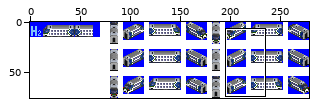
Sprite sheet, stored at src_Virtual/locomotive/HYEL/HYEL_220/HYEL_220.png. The first picture is a wide view before the edit; the outline marks the close-up.
Close-up. The starting point:
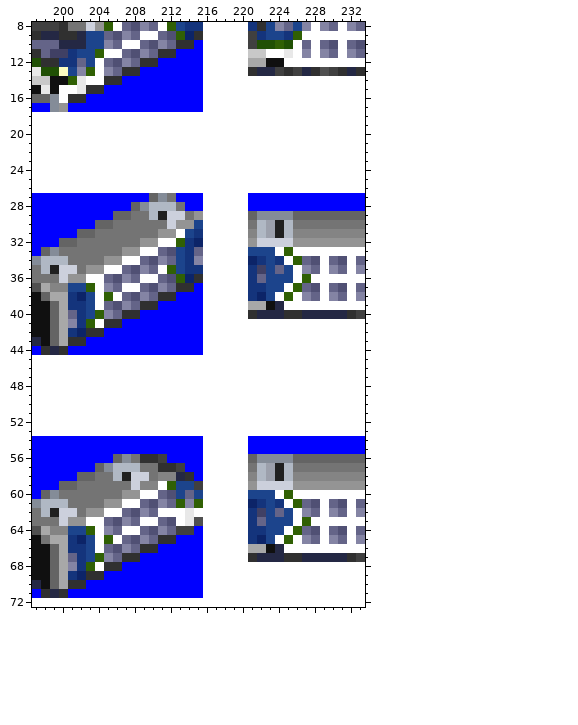
The file is 279x76 pixels. Colours within 5 levels of each other are drawn and written as one. Shown: x 197..233, y 8..72. The commit also changed other parts of the picture, which this record leaves out.
After:
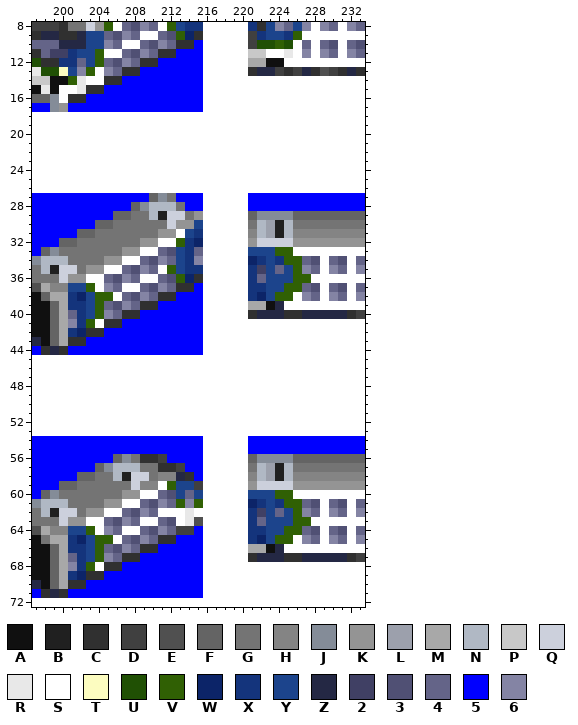
Palette (. is transparent): A #101010  B #202020  C #303030  D #404040  E #505050  F #646464  G #747474  H #848484  J #848c98  K #949494  L #9ca0ac  M #a8a8a8  N #b0b8c4  P #c8c8c8  Q #ccd0dc  R #e8e8e8  S #ffffff  T #fcfcc0  U #205004  V #306004  W #0c2468  X #14347c  Y #1c448c  Z #242844  2 #404064  3 #505074  4 #646488  5 #0000ff  6 #8484a4
What changed:
y 12: x 204 S -> V
y 33: x 224 S -> V
y 34: x 225 S -> V
y 35..36: x 226 S -> V
y 37: x 225 S -> V
y 38: x 204 S -> V; x 224 S -> V
y 39: x 204 S -> V
y 60: x 224 S -> V
y 61: x 225 S -> V
y 62..63: x 226 S -> V
y 64: x 225 S -> V
y 65: x 204 S -> V; x 224 S -> V
y 66: x 204 S -> V
